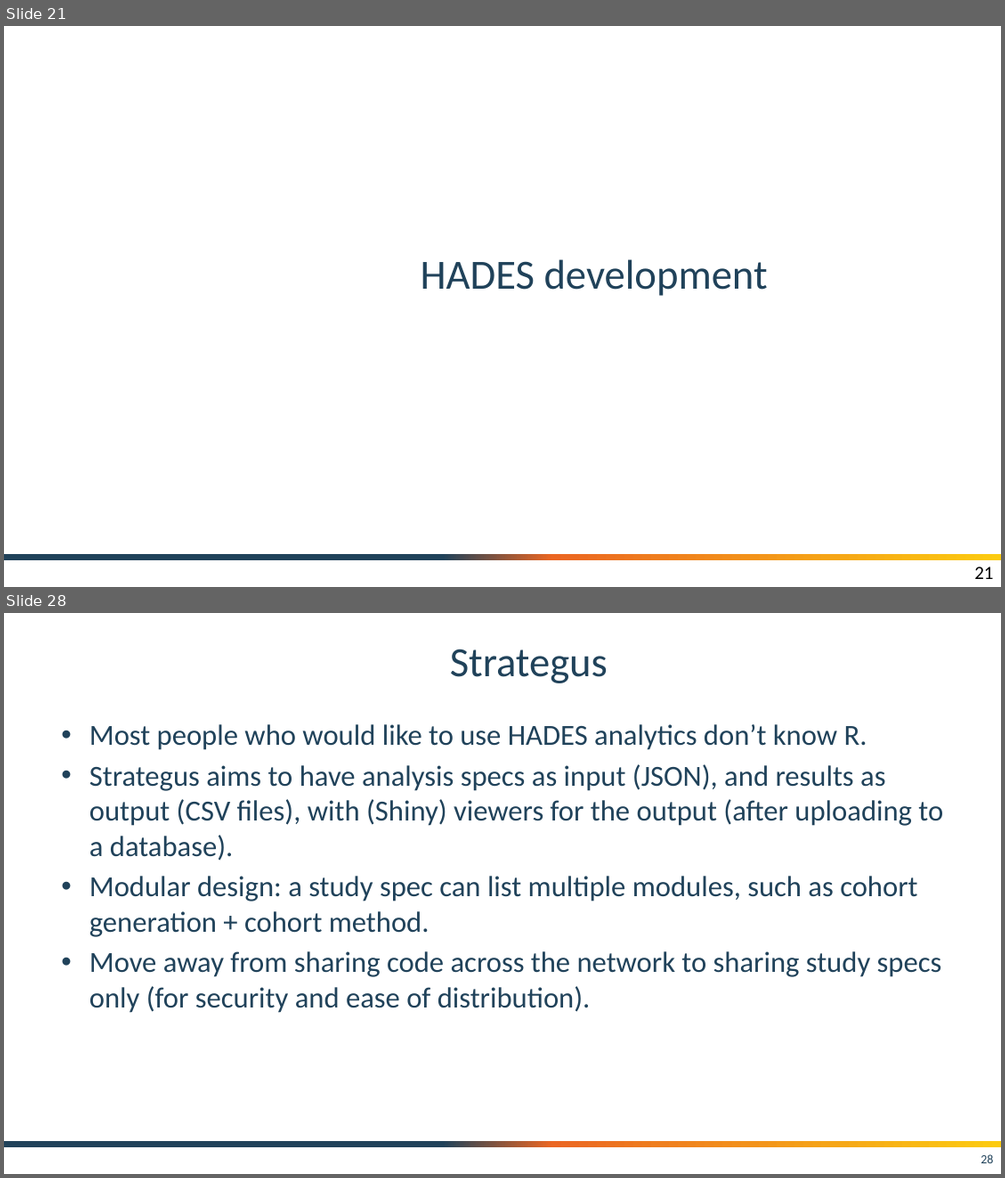
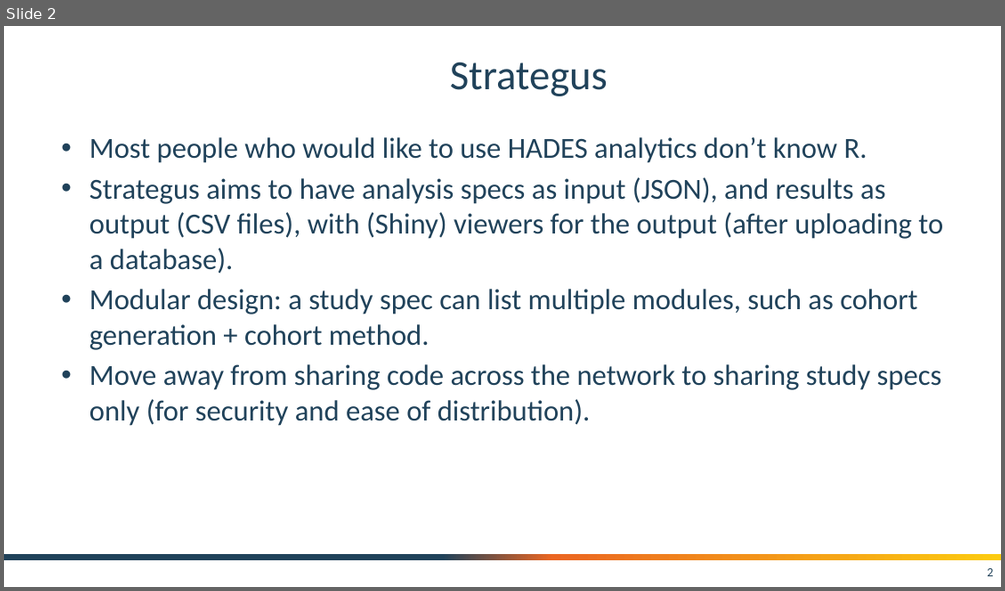
Before and after one commit to OHDSI/Tutorial-Hades, a slide deck: slides/Strategus.pptx. Shown one above the other, each under a label of ours: slides 21 and 28 before the commit, slide 2 after it; the slides between them are not shown. The pictures are 1005x1178 and 1005x591 pixels, drawn with LibreOffice and Linux fonts; fonts in the diff are those of the drawing; background and template pictures are left out. Boxes give left, top, right and bottom in pixels: in the first picture for what was removed or moved away, otherwise in the second. Text is boxed around its words. In the diff, an @@ line names an element or a change of style, - is before the commit and + after.

```diff
--- a/slides/Strategus.pptx
+++ b/slides/Strategus.pptx
@@ slide 21 removed at [4, 26, 1001, 587], background #FFFFFF; not listed: 1 template element that a slide beside it also shows @@
@@ title removed at [421, 259, 768, 296] @@
-HADES development
@@ page number removed at [974, 566, 993, 579] @@
-21
@@ what was slide 28 is now slide 2 @@
@@ page number at [987, 568, 993, 576]: text changed @@
-28
+2
```
Also in this commit, not shown: 2 slides added, 27 other slides removed, 3 other files.
